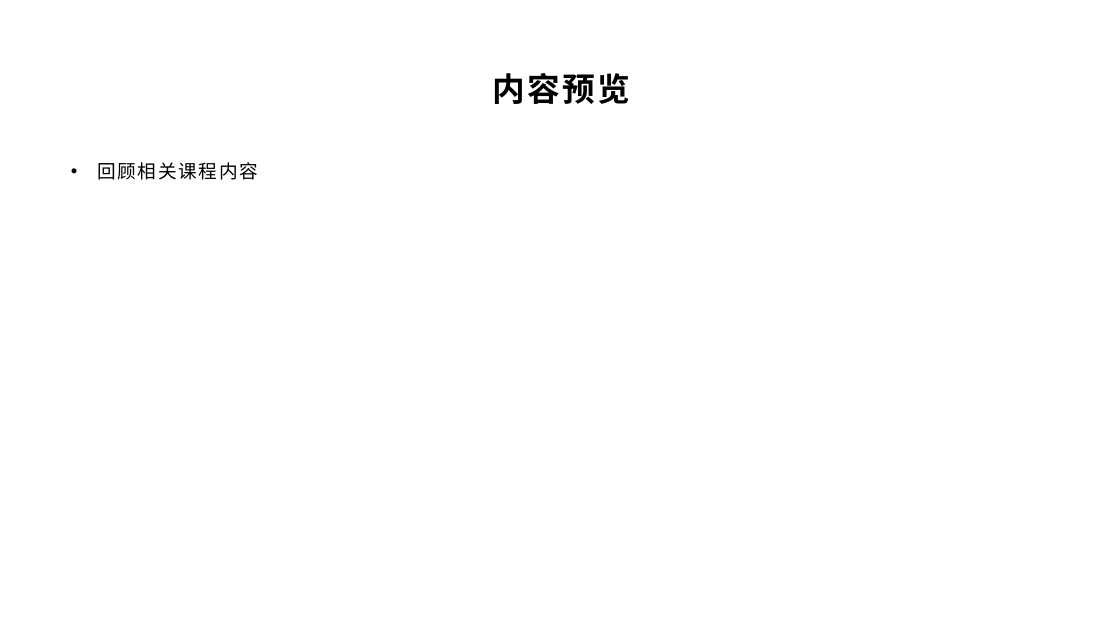
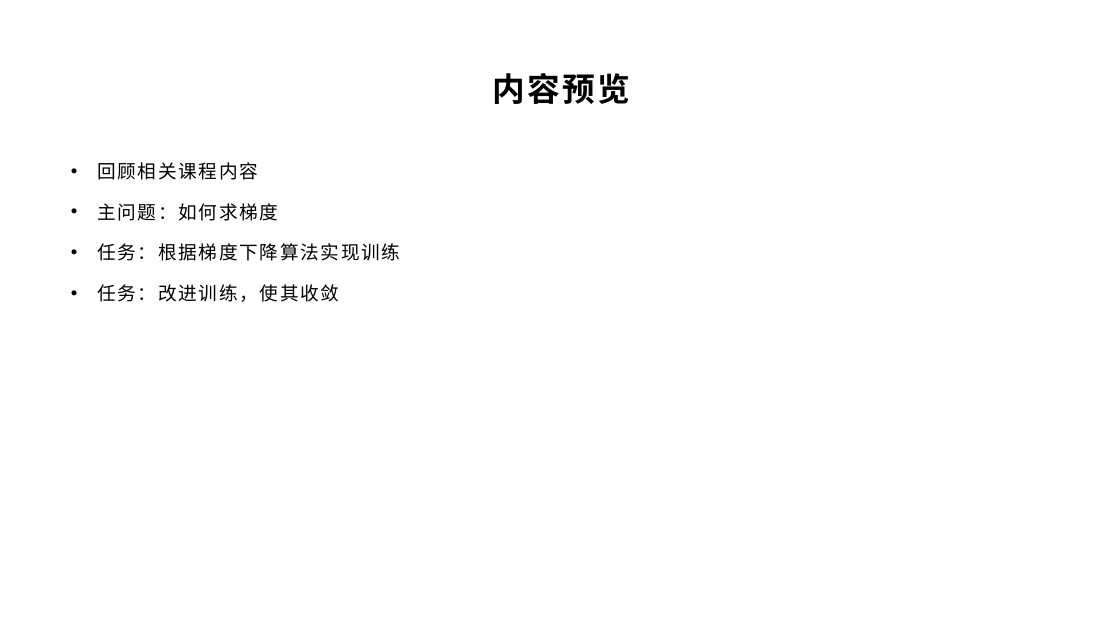
Before and after one commit to yyc-git/DeepLearningEdu, a slide deck: slide 3 of lessons/2_gender_analyze/ppt/“判断性别”Demo需求分析和初步设计（下2）.pptx. Drawn at 1120x630 pixels with LibreOffice and Linux fonts; fonts in the diff are those of the drawing; background and template pictures are left out. Boxes give left, top, right and bottom in pixels: in the first picture for what was removed or moved away, otherwise in the second. Text is boxed around its words. In the diff, an @@ line names an element or a change of style, - is before the commit and + after.

```diff
--- a/lessons/2_gender_analyze/ppt/“判断性别”Demo需求分析和初步设计（下2）.pptx
+++ b/lessons/2_gender_analyze/ppt/“判断性别”Demo需求分析和初步设计（下2）.pptx
@@ text at <box>97,203,400,302</box>: paragraphs added @@
+• 主问题：如何求梯度
+• 任务：根据梯度下降算法实现训练
+• 任务：改进训练，使其收敛
```
Also in this commit, not shown: 8 other slides changed, 1 slide removed, 11 other files.
